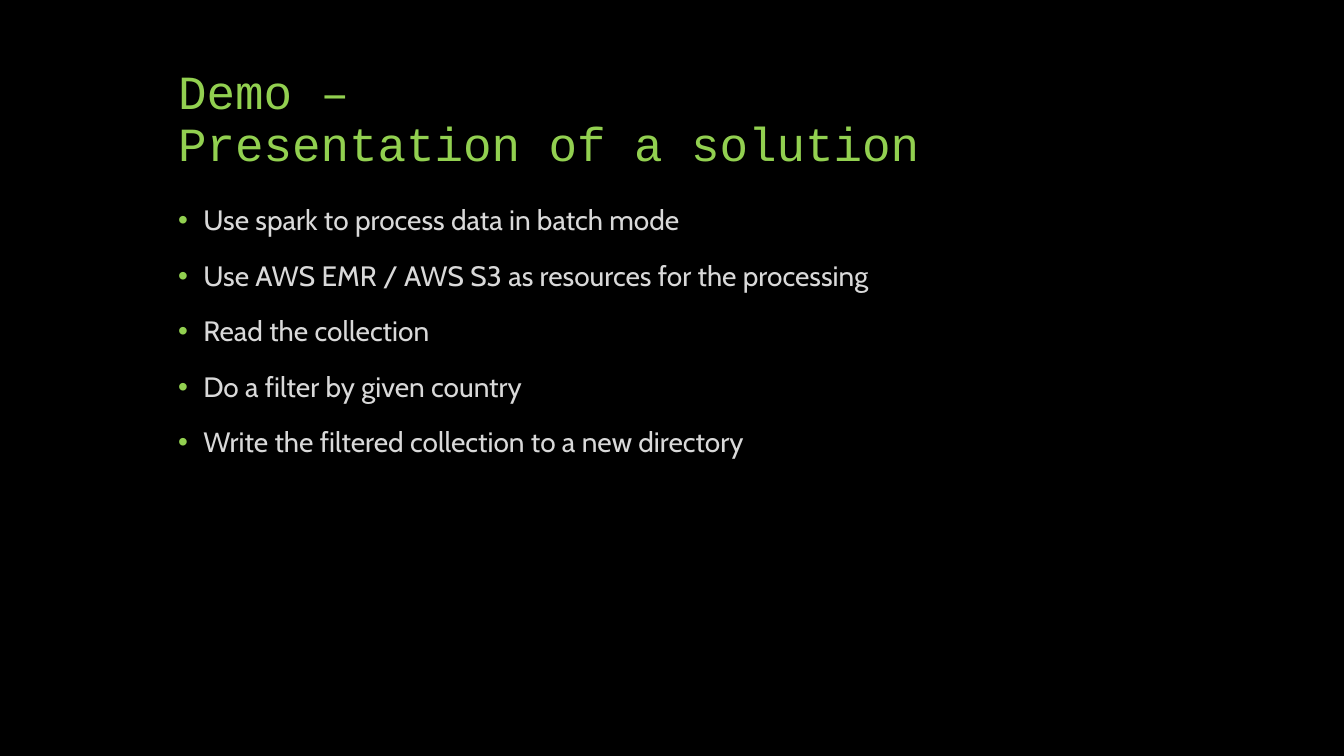
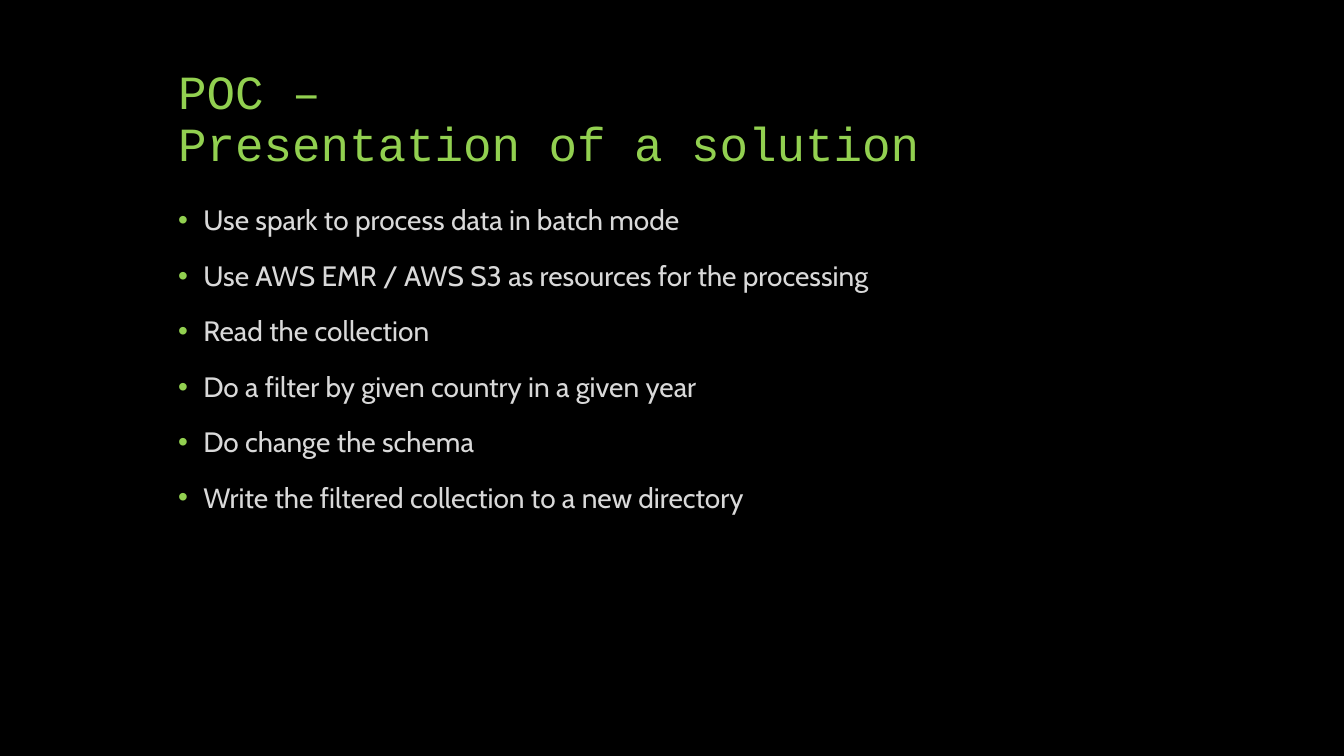
Before and after one commit to derrickrose/big-data-aws-demo, a slide deck: slide 12 of files/Big Data on AWS.pptx (slide 10 before the commit). Drawn at 1344x756 pixels with LibreOffice and Linux fonts; fonts in the diff are those of the drawing. Boxes give left, top, right and bottom in pixels: in the first picture for what was removed or moved away, otherwise in the second. Text is boxed around its words. In the diff, an @@ line names an element or a change of style, - is before the commit and + after.

```diff
--- a/files/Big Data on AWS.pptx
+++ b/files/Big Data on AWS.pptx
@@ title at (x1=178, y1=77, x2=919, y2=162): text changed @@
-Demo –
-Presentation of a solution
+POC –
+Presentation of a solution
@@ text at (x1=203, y1=376, x2=697, y2=459): text changed @@
-• Do a filter by given country
+• Do a filter by given country in a given year
+• Do change the schema
```
Also in this commit, not shown: 4 other slides changed, 2 slides added.
